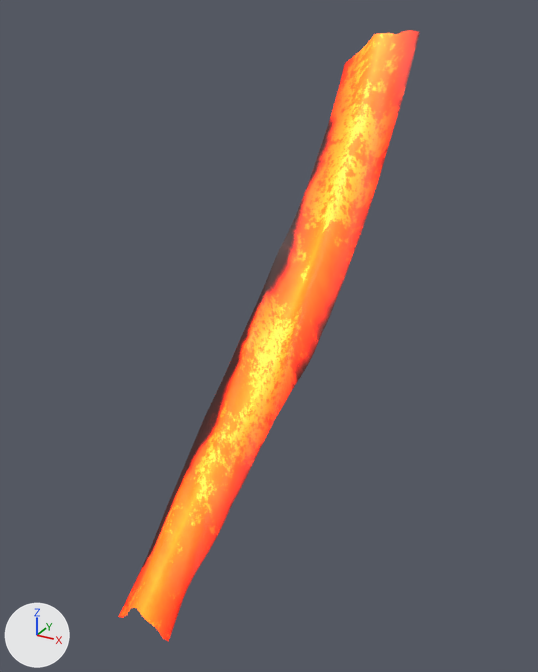
Renders of the glTF model flow_2_1.glb from each side of a commit.
Both versions are drawn from a 50 mm camera at (9.25, -53.36, 79.61) aimed at (-1.31, -34.16, 70.01). Every picture has the same lights, and +X, +Y and +Z are marked at lower left. The picture after the commit comes second.

The older version as bpy lines, for what is in view:
```python
mat_material_0 = bpy.data.materials.new('Material_0')
mat_material_0.use_nodes = True; mat_material_0.node_tree.nodes.clear()
_N = mat_material_0.node_tree.nodes; _L = mat_material_0.node_tree.links
n0 = _N.new('ShaderNodeBsdfPrincipled'); n0.name = 'Principled BSDF'
n0.inputs[2].default_value = 0.55  # 'Roughness'
n0.inputs[28].default_value = 2.6  # 'Emission Strength'
n1 = _N.new('ShaderNodeOutputMaterial'); n1.name = 'Material Output'
n2 = _N.new('ShaderNodeTexImage'); n2.name = 'Image Texture'
n2.image = img_image_0
n3 = _N.new('ShaderNodeVertexColor'); n3.name = 'Color Attribute'
_L.new(n0.outputs[0], n1.inputs[0])  # 'BSDF' to 'Surface'
_L.new(n2.outputs[0], n0.inputs[27])  # 'Color' to 'Emission Color'
_L.new(n3.outputs[0], n0.inputs[0])  # 'Color' to 'Base Color'
me_mesh_0 = bpy.data.meshes.new('Mesh_0')
me_mesh_0.from_pydata(...)  # 1155 vertices, 2080 faces; spans x -3.9..1.0, y -39.9..-28.4, z 61.6..79.0
me_mesh_0.materials.append(mat_material_0)
ob_mesh_0 = bpy.data.objects.new('Mesh_0', me_mesh_0)
ob_mesh_0.location = (0.0, 0.0, 0.0)
```
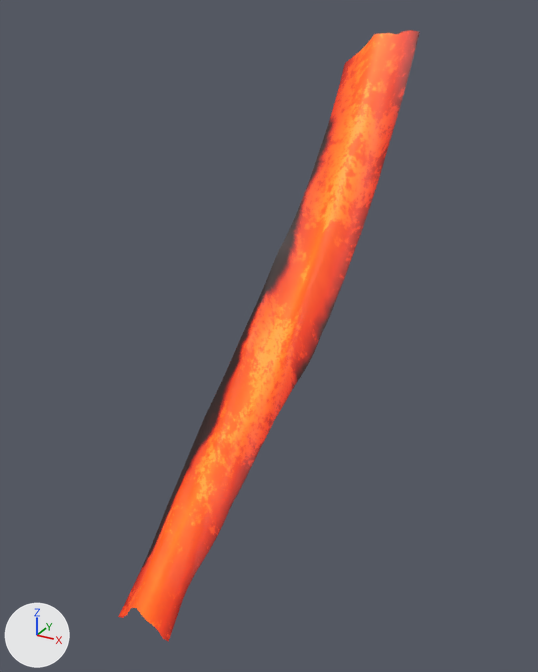
What differs and where, as boxes [x1, y1, x2, y2] in the pictures (538 x 672 px):
'Mesh_0', surface changed: [118, 30, 420, 642] in both

The change, as a list of edits to the scene's bpy script:
```text
Change mat_material_0:
    where n0 = _N.new('ShaderNodeBsdfPrincipled'); n0.name = 'Principled BSDF'
    n0.inputs[28].default_value: 2.6 -> 1.0  # 'Emission Strength'
```
